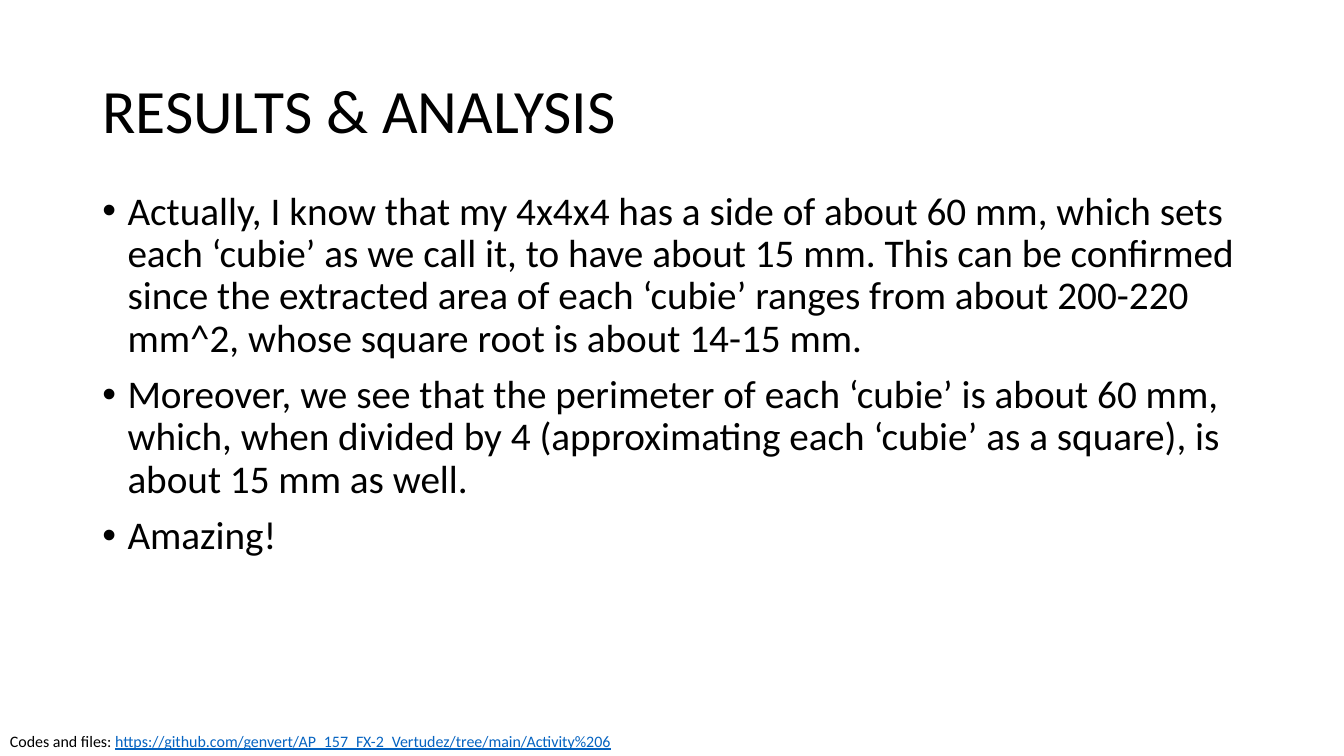
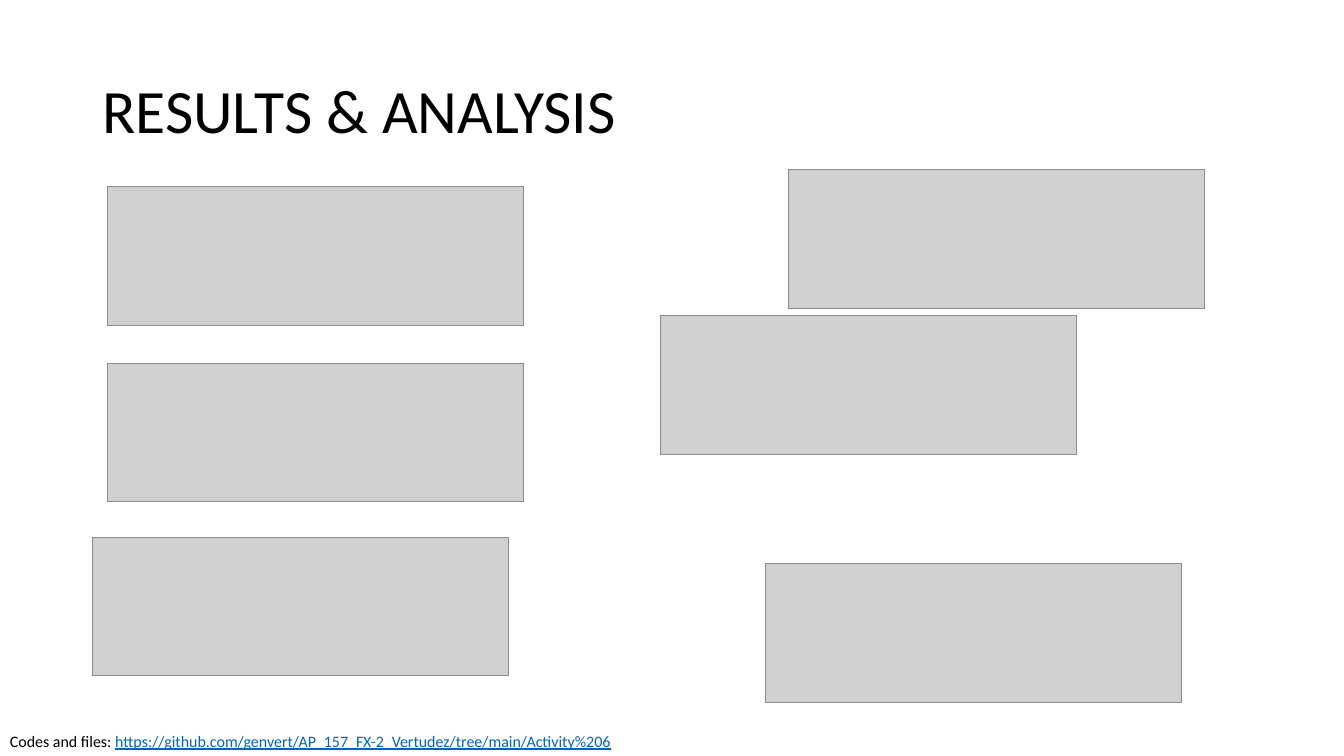
Before and after one commit to genvert/AP_157_FX-2_Vertudez, a slide deck: slide 5 of Activity 06/Vertudez_Activity_6_Report.pptx (slide 13 before the commit). Drawn at 1344x756 pixels with LibreOffice and Linux fonts; fonts in the diff are those of the drawing; grey boxes stand for pictures. Boxes give left, top, right and bottom in pixels: in the first picture for what was removed or moved away, otherwise in the second. Text is boxed around its words. In the diff, an @@ line names an element or a change of style, - is before the commit and + after.

Commit message:
update ppts

```diff
--- a/Activity 06/Vertudez_Activity_6_Report.pptx
+++ b/Activity 06/Vertudez_Activity_6_Report.pptx
@@ picture added at [788, 169, 1205, 309] @@
@@ picture added at [107, 187, 523, 326] @@
@@ text removed at [128, 197, 1234, 556] @@
-• Actually, I know that my 4x4x4 has a side of about 60 mm, which sets each ‘cubie’ as we call it, to have about 15 mm. This can be confirmed since the extracted area of each ‘cubie’ ranges from about 200-220 mm^2, whose square root is about 14-15 mm.
-• Moreover, we see that the perimeter of each ‘cubie’ is about 60 mm, which, when divided by 4 (approximating each ‘cubie’ as a square), is about 15 mm as well.
-• Amazing!
@@ picture added at [660, 316, 1077, 455] @@
@@ picture added at [107, 363, 523, 502] @@
@@ picture added at [93, 537, 509, 677] @@
@@ picture added at [765, 564, 1182, 703] @@
```
Also in this commit, not shown: 8 other slides changed, 3 slides removed, 5 other files.
